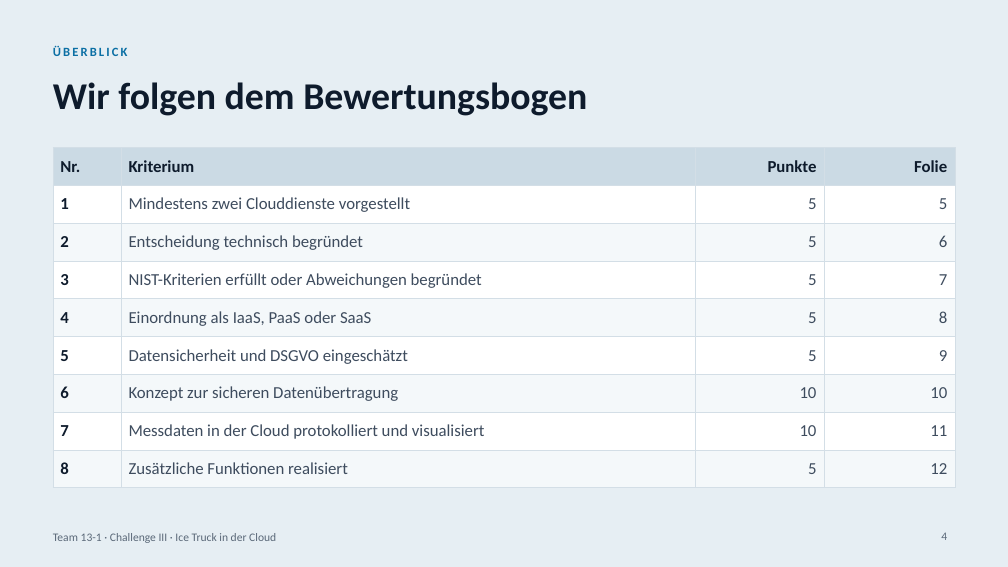
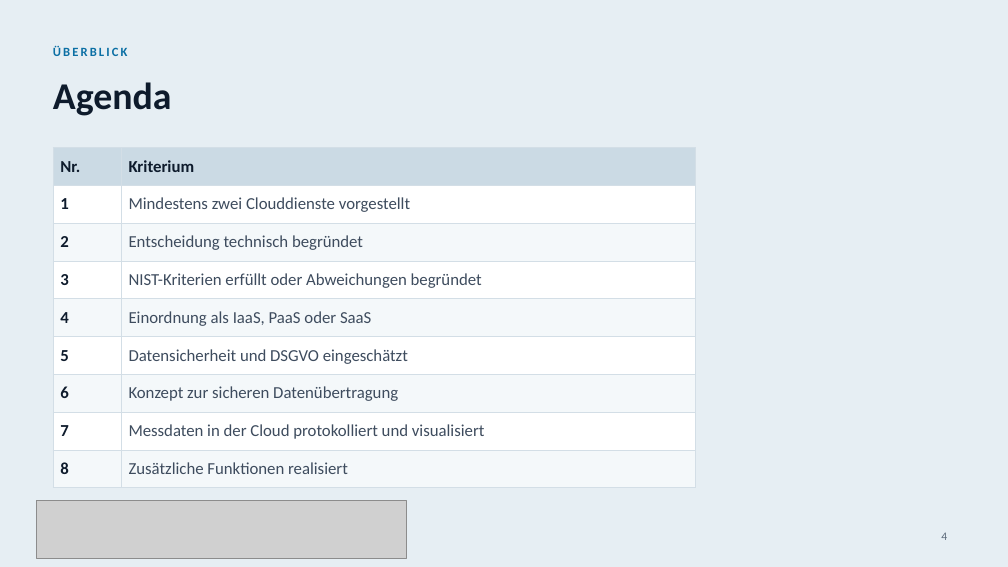
Before and after one commit to 47Felix/RasberryPI-Team-13, a slide deck: slide 4 of Challenge-III-Ice-Truck-Cloud/Praesentation/ice-truck-in-der-cloud.pptx. Drawn at 1008x567 pixels with LibreOffice and Linux fonts; fonts in the diff are those of the drawing; grey boxes stand for pictures. Boxes give left, top, right and bottom in pixels: in the first picture for what was removed or moved away, otherwise in the second. Text is boxed around its words. In the diff, an @@ line names an element or a change of style, - is before the commit and + after.

```diff
--- a/Challenge-III-Ice-Truck-Cloud/Praesentation/ice-truck-in-der-cloud.pptx
+++ b/Challenge-III-Ice-Truck-Cloud/Praesentation/ice-truck-in-der-cloud.pptx
@@ title at <box>53,82,172,116</box>: text changed @@
-Wir folgen dem Bewertungsbogen
+Agenda
@@ table at <box>53,147,696,488</box> @@
-column 3: Punkte | 5 | 5 | 5 | 5 | 5 | 10 | 10 | 5
-column 4: Folie | 5 | 6 | 7 | 8 | 9 | 10 | 11 | 12
@@ table: place and size @@
-table at <box>53,147,955,488</box>
+table at <box>53,147,696,488</box>
@@ picture added at <box>37,501,407,558</box> @@
@@ text removed at <box>53,533,276,543</box> @@
-Team 13-1 · Challenge III · Ice Truck in der Cloud
```
Also in this commit, not shown: 12 other slides changed.
